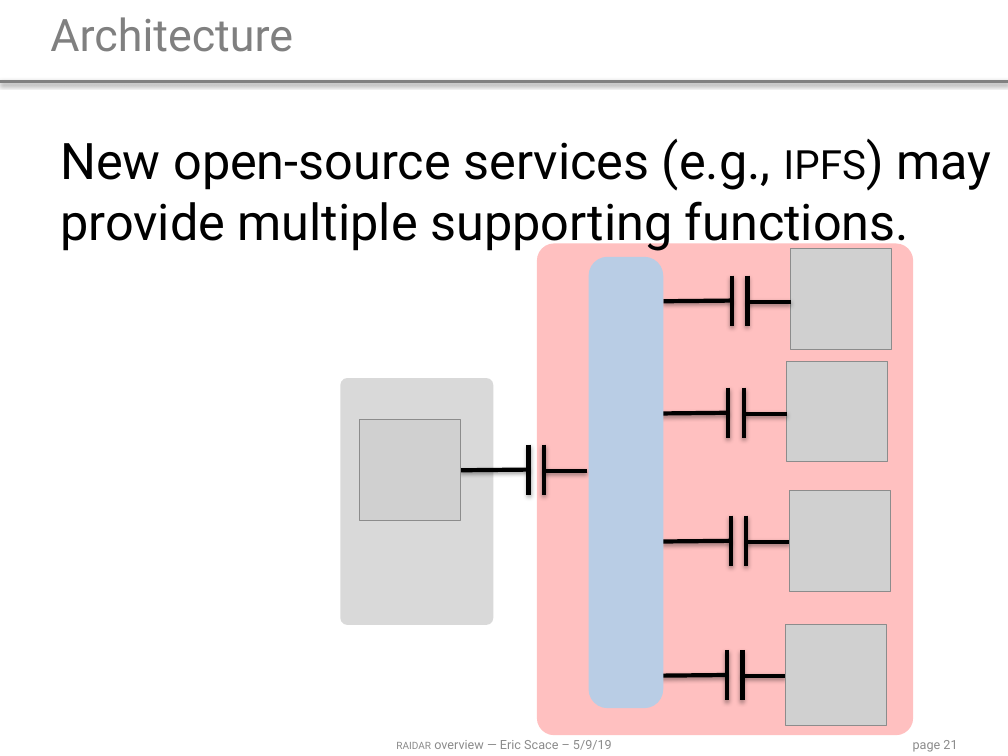
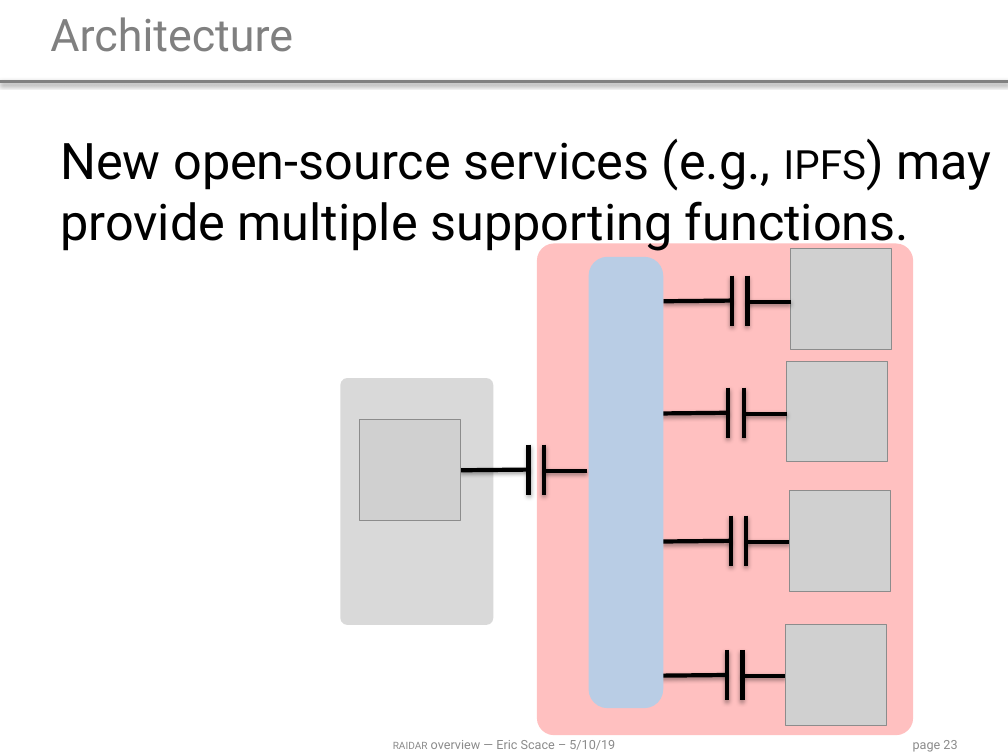
Before and after one commit to ldnovak/RAIDAR, a slide deck: slide 23 of docs/2019 05 10 presentation/2019 05 10 overview.pptx (slide 21 before the commit). Drawn at 1008x756 pixels with LibreOffice and Linux fonts; fonts in the diff are those of the drawing; grey boxes stand for pictures. Boxes give left, top, right and bottom in pixels: in the first picture for what was removed or moved away, otherwise in the second. Text is boxed around its words. In the diff, an @@ line names an element or a change of style, - is before the commit and + after.

```diff
--- a/docs/2019 05 10 presentation/2019 05 10 overview.pptx
+++ b/docs/2019 05 10 presentation/2019 05 10 overview.pptx
@@ text at [393,740,615,750]: text changed @@
-raidar overview — Eric Scace – 5/9/19
+raidar overview — Eric Scace – 5/10/19
@@ page number at [913,740,957,752]: text changed @@
-page 21
+page 23
```
Also in this commit, not shown: 25 other slides changed, 2 slides added, 1 other file.
